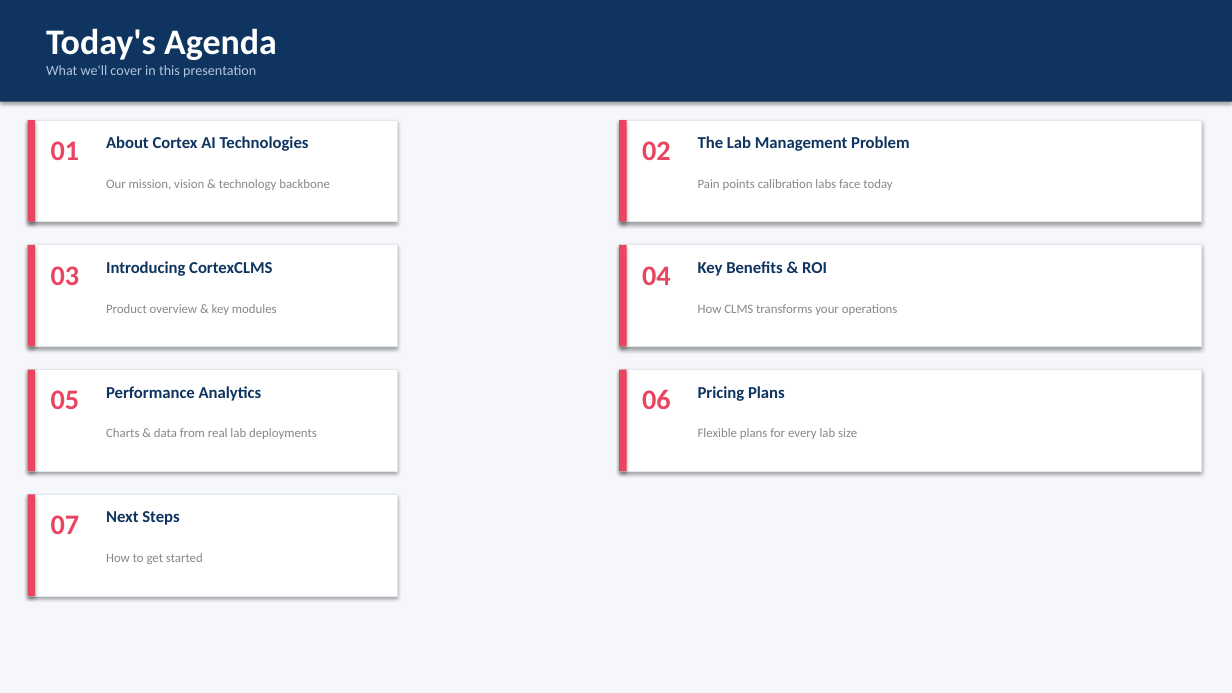
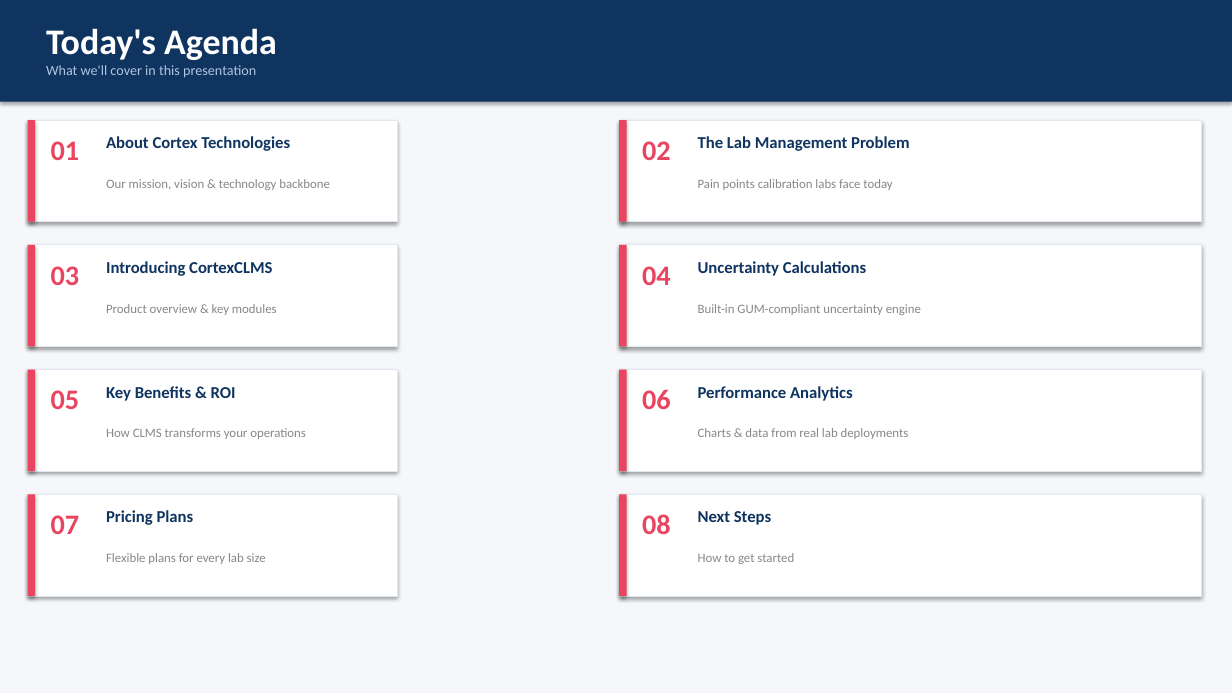
Before and after one commit to VinaySawarkar1/CLMS, a slide deck: slide 2 of CortexCLMS-Presentation.pptx. Drawn at 1232x693 pixels with LibreOffice and Linux fonts; fonts in the diff are those of the drawing. Boxes give left, top, right and bottom in pixels: in the first picture for what was removed or moved away, otherwise in the second. Text is boxed around its words. In the diff, an @@ line names an element or a change of style, - is before the commit and + after.

```diff
--- a/CortexCLMS-Presentation.pptx
+++ b/CortexCLMS-Presentation.pptx
@@ text at (106, 136, 290, 151): text changed @@
-About Cortex AI Technologies
+About Cortex Technologies
@@ text at (698, 261, 866, 276): text changed @@
-Key Benefits & ROI
+Uncertainty Calculations
@@ text at (698, 304, 921, 315): text changed @@
-How CLMS transforms your operations
+Built-in GUM-compliant uncertainty engine
@@ text at (106, 386, 236, 401): text changed @@
-Performance Analytics
+Key Benefits & ROI
@@ text at (698, 386, 853, 401): text changed @@
-Pricing Plans
+Performance Analytics
@@ text at (106, 428, 306, 439): text changed @@
-Charts & data from real lab deployments
+How CLMS transforms your operations
@@ text at (698, 428, 909, 439): text changed @@
-Flexible plans for every lab size
+Charts & data from real lab deployments
@@ rectangle added at (619, 494, 1202, 596), fill #FFFFFF, outline #E2E8F0 0.5 pt @@
@@ rectangle added at (619, 494, 627, 596), fill #E94560 @@
@@ text at (106, 510, 194, 525): text changed @@
-Next Steps
+Pricing Plans
@@ text added at (642, 514, 671, 534), 22 pt, text #E94560, bold @@
+08
@@ text added at (698, 511, 771, 525), 13 pt, text #0F3460, bold @@
+Next Steps
@@ text at (106, 553, 266, 564): text changed @@
-How to get started
+Flexible plans for every lab size
@@ text added at (698, 553, 794, 564), 10 pt, text #888888 @@
+How to get started
```
Also in this commit, not shown: 6 other slides changed, 1 slide added.
